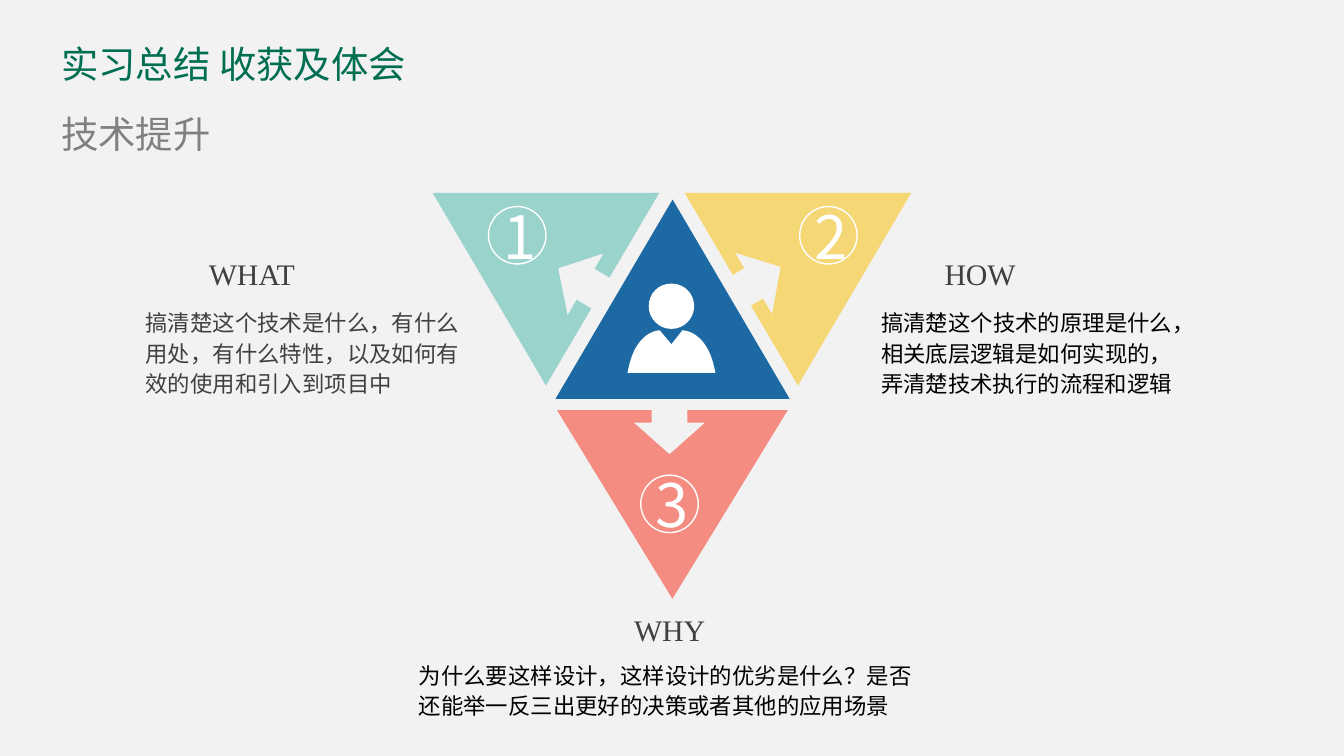
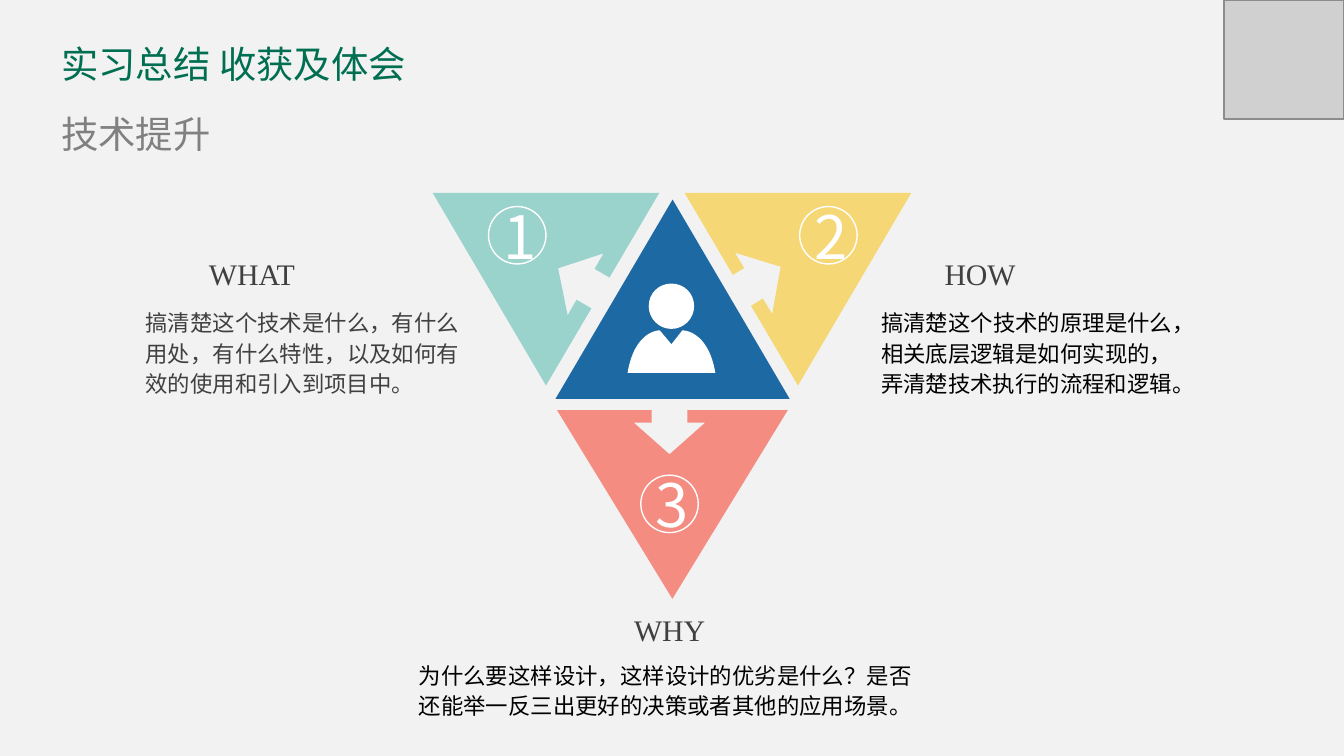
Before and after one commit to DavidingPlus/study-notes, a slide deck: slide 24 of 实习/合迅科技/实习答辩/刘治学-答辩 PPT.pptx (slide 21 before the commit). Drawn at 1344x756 pixels with LibreOffice and Linux fonts; fonts in the diff are those of the drawing; grey boxes stand for pictures. Boxes give left, top, right and bottom in pixels: in the first picture for what was removed or moved away, otherwise in the second. Text is boxed around its words. In the diff, an @@ line names an element or a change of style, - is before the commit and + after.

```diff
--- a/实习/合迅科技/实习答辩/刘治学-答辩 PPT.pptx
+++ b/实习/合迅科技/实习答辩/刘治学-答辩 PPT.pptx
@@ picture added at (x1=1224, y1=0, x2=1344, y2=120) @@
@@ text at (x1=145, y1=312, x2=459, y2=394): text changed @@
-搞清楚这个技术是什么，有什么用处，有什么特性，以及如何有效的使用和引入到项目中
+搞清楚这个技术是什么，有什么用处，有什么特性，以及如何有效的使用和引入到项目中。
@@ text at (x1=881, y1=312, x2=1195, y2=394): text changed @@
-搞清楚这个技术的原理是什么，相关底层逻辑是如何实现的，弄清楚技术执行的流程和逻辑
+搞清楚这个技术的原理是什么，相关底层逻辑是如何实现的，弄清楚技术执行的流程和逻辑。
@@ text at (x1=419, y1=665, x2=912, y2=716): text changed @@
-为什么要这样设计，这样设计的优劣是什么？是否还能举一反三出更好的决策或者其他的应用场景
+为什么要这样设计，这样设计的优劣是什么？是否还能举一反三出更好的决策或者其他的应用场景。
```
Also in this commit, not shown: 21 other slides changed, 4 slides added, 1 slide removed, 1 other file.
